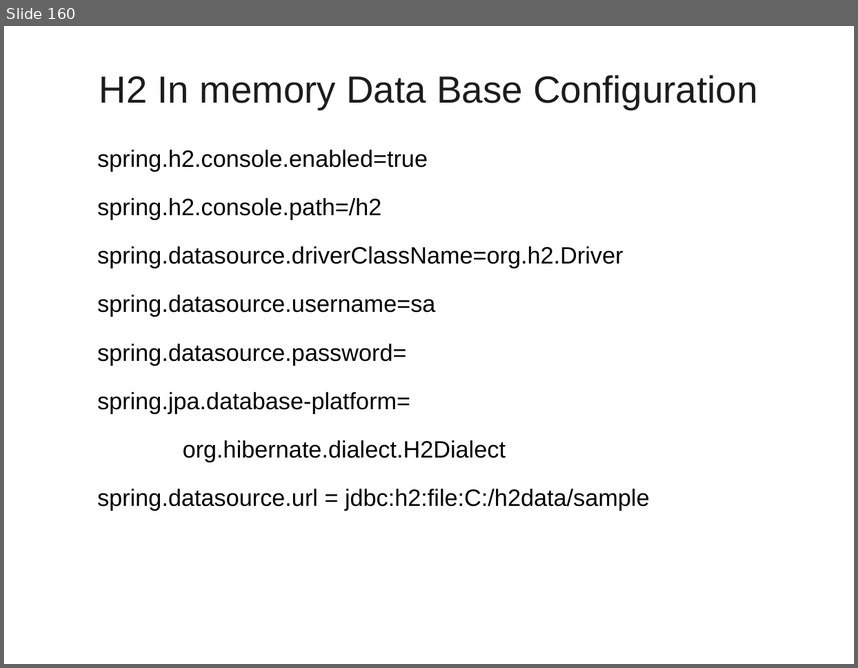
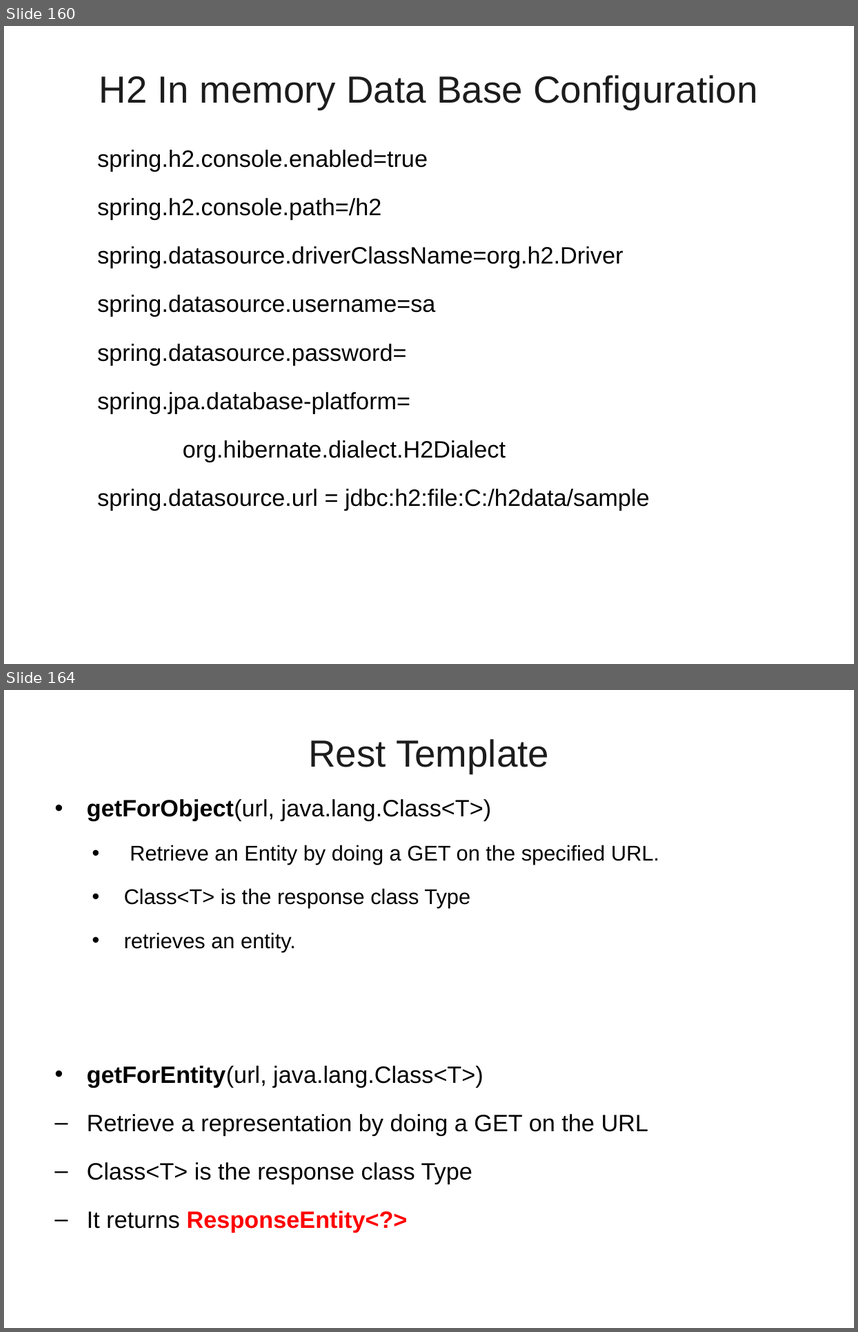
Before and after one commit to vatsanTraining/corejava, a slide deck: SpringBoot_Module1.ppt. Shown one above the other, each under a label of ours: slide 160 before the commit, slides 160 and 164 after it; the slides between them are not shown. The pictures are 858x668 and 858x1332 pixels, drawn with LibreOffice and Linux fonts; fonts in the diff are those of the drawing; background and template pictures are left out. Boxes give left, top, right and bottom in pixels: in the first picture for what was removed or moved away, otherwise in the second. Text is boxed around its words. In the diff, an @@ line names an element or a change of style, - is before the commit and + after.

```diff
--- a/SpringBoot_Module1.ppt
+++ b/SpringBoot_Module1.ppt
@@ slide 164 added at [4, 690, 854, 1328], background picture (left out) @@
@@ title added at [308, 739, 549, 773], 32 pt, text #1C1C1C @@
+Rest Template
@@ text added at [87, 799, 660, 1232], 20 pt, text #000000 @@
+  • getForObject(url, java.lang.Class<T>)
+    • Retrieve an Entity by doing a GET on the specified URL.
+    • Class<T> is the response class Type
+    • retrieves an entity.
+• getForEntity(url, java.lang.Class<T>)
+  – Retrieve a representation by doing a GET on the URL
+  – Class<T> is the response class Type
+  – It returns ResponseEntity<?>
```
Also in this commit, not shown: 15 other slides added.
